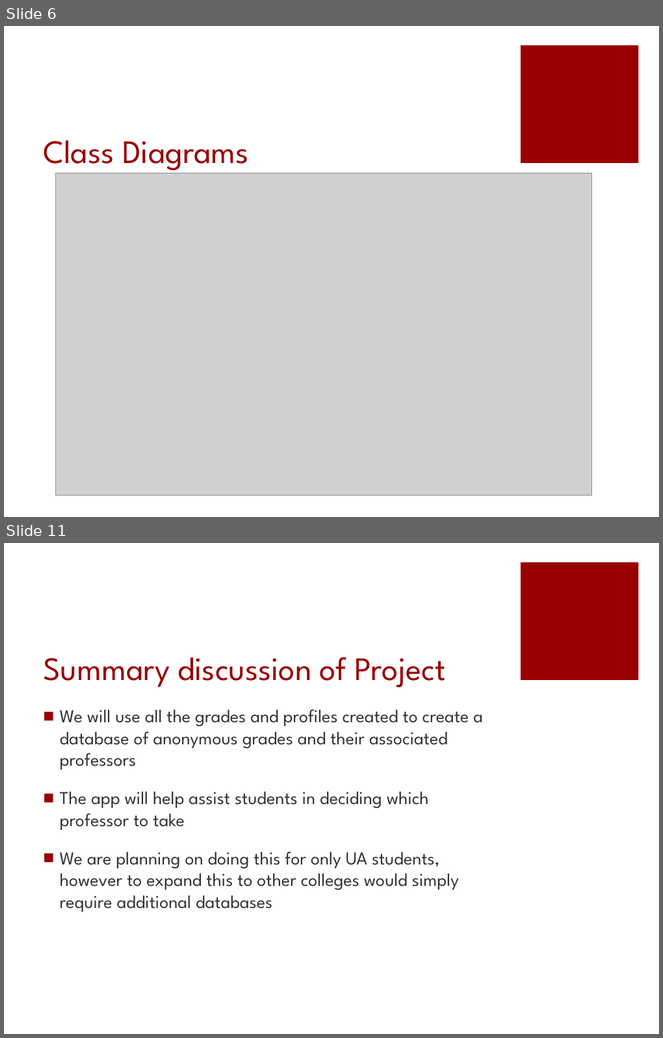
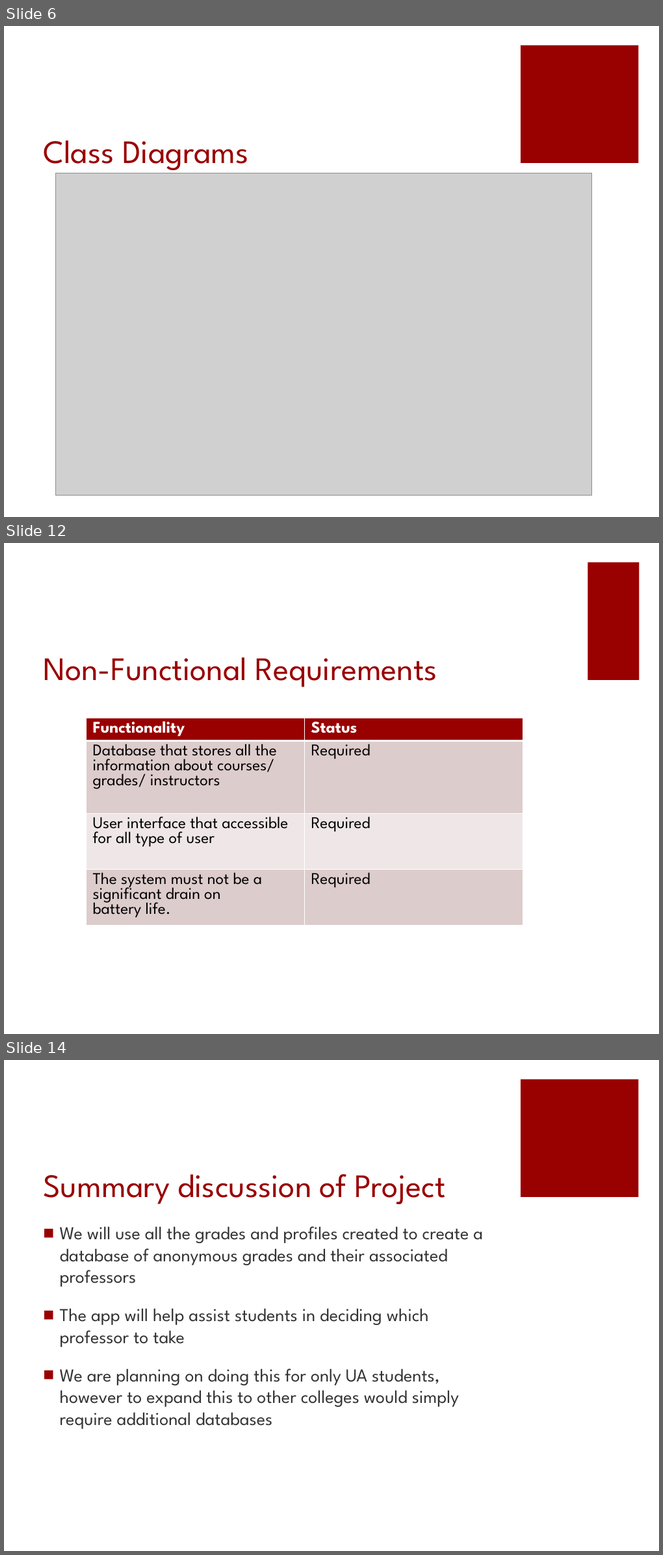
Before and after one commit to amdonham/DropGrade, a slide deck: Documents/SeniorDesignRequirementsP1.pptx. Shown one above the other, each under a label of ours: slides 6 and 11 before the commit, slides 6, 12 and 14 after it; the slides between them are not shown. The pictures are 663x1038 and 663x1555 pixels, drawn with LibreOffice and Linux fonts; fonts in the diff are those of the drawing; grey boxes stand for pictures. Boxes give left, top, right and bottom in pixels: in the first picture for what was removed or moved away, otherwise in the second. Text is boxed around its words. In the diff, an @@ line names an element or a change of style, - is before the commit and + after.

```diff
--- a/Documents/SeniorDesignRequirementsP1.pptx
+++ b/Documents/SeniorDesignRequirementsP1.pptx
@@ slide 12 added at <box>4,543,659,1034</box>, background #FFFFFF @@
@@ rectangle added at <box>588,562,640,680</box>, fill #990000 @@
@@ title added at <box>43,657,438,687</box>, 36 pt, text #990000 @@
+Non-Functional Requirements
@@ table added at <box>87,719,523,961</box>, 4 rows, 2 columns @@
+Functionality | Status
+Database that stores all the information about courses/ grades/ instructors | Required
+User interface that accessible for all type of user | Required
+The system must not be a significant drain on / battery life. | Required
@@ what was slide 11 is now slide 14 @@
```
Also in this commit, not shown: 6 slides changed, 3 other slides added, 1 slide removed.
